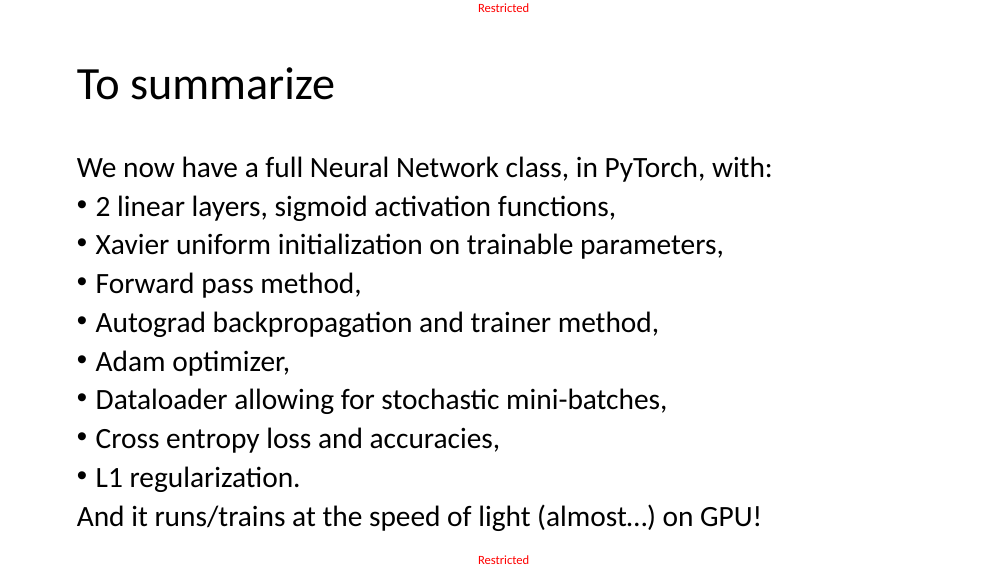
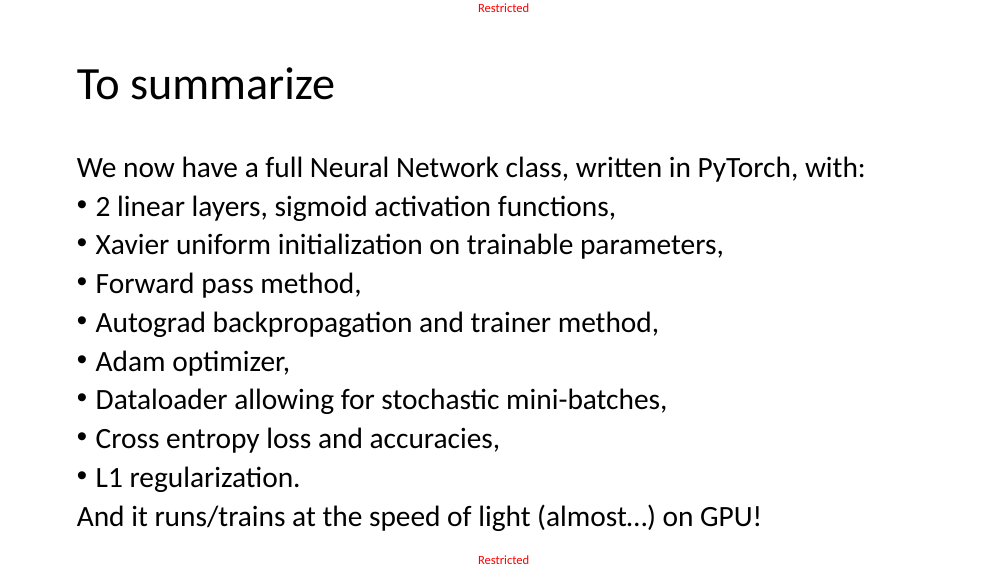
Before and after one commit to matthieudemari/SUTD_DL_50_039, a slide deck: slide 34 of W3/2. W3S2 final/W3S2.pptx. Drawn at 1008x567 pixels with LibreOffice and Linux fonts; fonts in the diff are those of the drawing. Boxes give left, top, right and bottom in pixels: in the first picture for what was removed or moved away, otherwise in the second. Text is boxed around its words. In the diff, an @@ line names an element or a change of style, - is before the commit and + after.

```diff
--- a/W3/2. W3S2 final/W3S2.pptx
+++ b/W3/2. W3S2 final/W3S2.pptx
@@ text at box(77, 156, 866, 182): text changed @@
-We now have a full Neural Network class, in PyTorch, with:
+We now have a full Neural Network class, written in PyTorch, with:
```
Also in this commit, not shown: 9 other slides changed, 11 other files.
